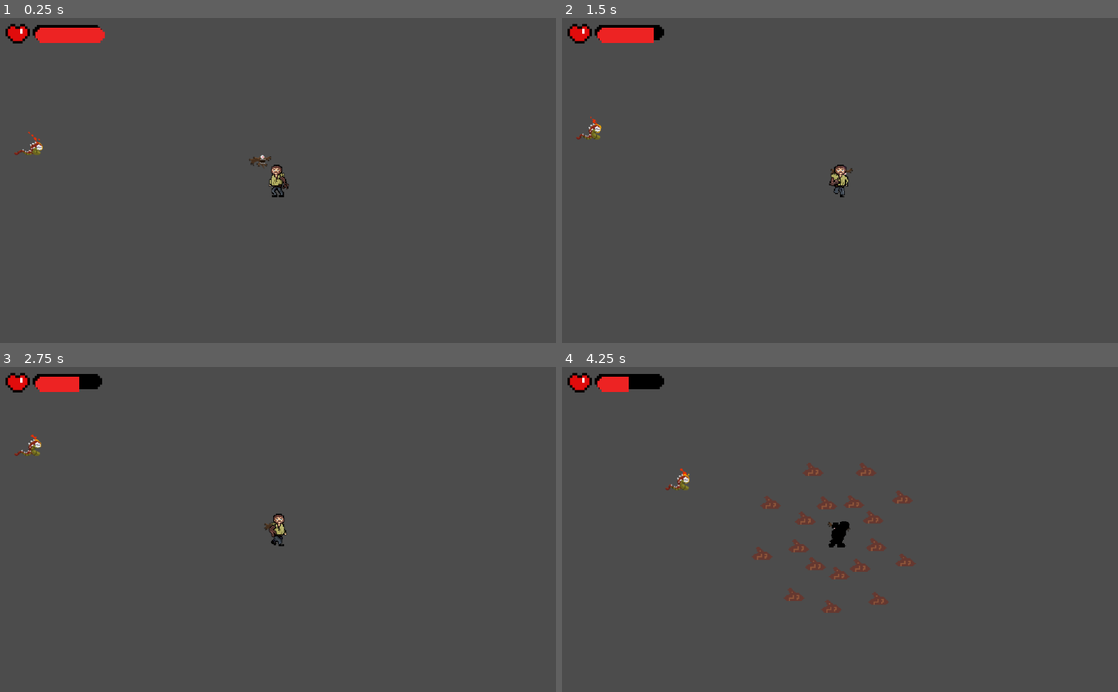
Above: before the commit, frames 1-4 (two rows, left to right).
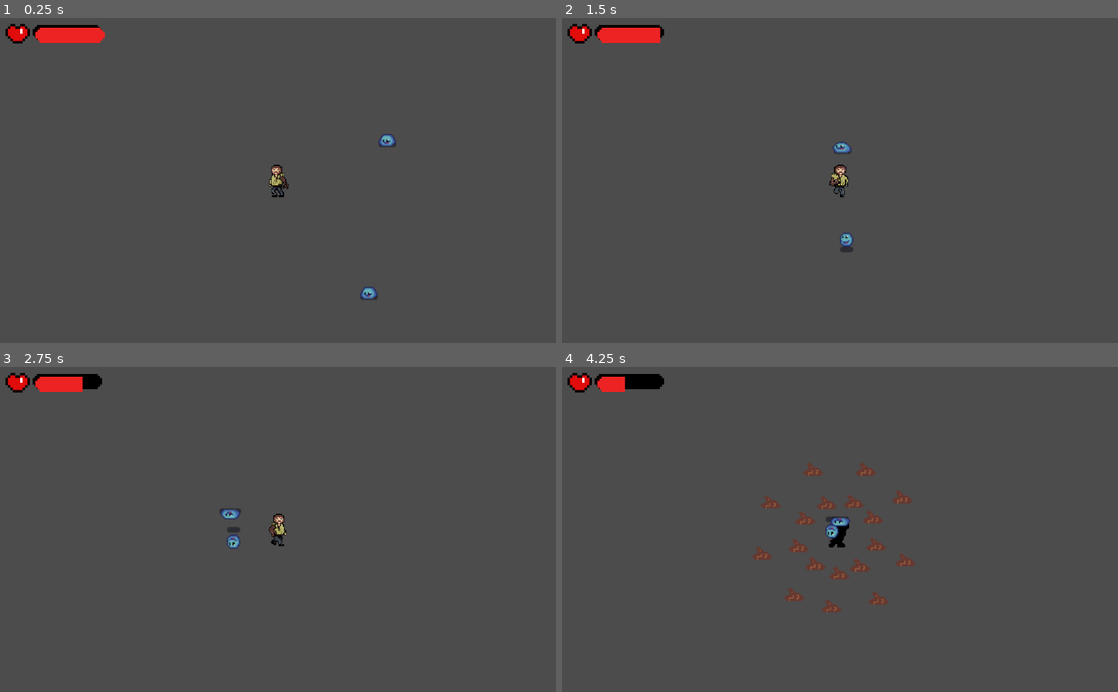
Above: after the commit, the same moments.

Repository: tarikdemiroren/GameCircleJam
Game: Godot game, scene res://src/scenes/training_grounds.tscn
Two runs of this game, one before a commit and one after it. Both use one fixed random seed, a clock stepped at 60 frames per second and the inputs below. This scene is started directly instead of the project's main scene.
Inputs:
- Up to frame 1 (0.25 s): no input
- Up to frame 2 (1.5 s): hold Right (right) 0.53-1.28 s; tap P (take_damage) at 0.6 s; hold Down (down) from 1.28 s (still down); tap Shift (sprint) at 1.35 s
- Up to frame 3 (2.75 s): tap P (take_damage) at 1.55, 2.1 s; release Down (down) at 2.03 s; hold Right (right) from 2.03 s (still down)
- Up to frame 4 (4.25 s): release Right (right) at 2.78 s; hold Up (up) 2.78-3.53 s; tap S (ultimate_attack) at 2.85 s; tap P (take_damage) at 3.05, 3.6 s; hold Left (left) from 3.53 s (still down)

The runs differ from the first frame. In frame 1, 0.4% of the frame differs, in the area x 2-72%, y 35-87%; in frame 2, 0.4%, in the area x 2-53%, y 2-73%; in frame 3, 0.4%; in frame 4, 0.4%.

Commit message:
slime added

Diff:
--- a/MyGame/src/actors/BlueSlime.gd
+++ b/MyGame/src/actors/BlueSlime.gd
@@ -9,30 +9,78 @@
 var mybody
 var is_in_area = false
 var steering
+var dead = false
+var damage = 5
 
 
 
 # Called when the node enters the scene tree for the first time.
 func _ready():
+	health = 30
 	speed = 100
 	pass # Replace with function body.
 
 func _physics_process(delta: float):
-	if is_in_area:
+	if is_in_area and not dead:
 		direction = (mybody.global_position-self.global_position).normalized()*speed
 		steering = direction - velocity
 		velocity = move_and_slide(velocity + steering)
-	if (velocity.x >= 0) and not is_attack_on:
-		animator.play("BlueSlimeWalk")
-	elif not is_attack_on:
-		animator.play("BlueSlimeWalkLeft")
-	elif (velocity.x >= 0) and is_attack_on:
+		if (velocity.x >= 0) and not is_attack_on:
+			animator.play("BlueSlimeWalk")
+		elif not is_attack_on:
+			animator.play("BlueSlimeWalkLeft")
+		elif (velocity.x >= 0) and is_attack_on:
+			animator.play("BlueSlimeAttack")
+		else:
+			animator.play("BlueSlimeAttackLeft")
+	pass
+
+func take_damage(amount: int ):
+	set_physics_process_internal(false)
+	#animator.play("EvilEyeTakeHit")
+	print(health)
+	health -= amount
+	print(health)
+	if (health <= 0):
+		dead = true
+		animator.play("BlueSlimeDead")
+		velocity = Vector2.ZERO
+
+	set_physics_process_internal(true)
+
+func die():
+	self.queue_free()
+
+
+func _on_slimeDetect_body_entered(body):
+	is_in_area = true
+	mybody = body
+	pass # Replace with function body.
+
+
+func _on_slimeAtt_body_entered(body):
+	is_attack_on = true
+	if (velocity.x >= 0) and not dead:
 		animator.play("BlueSlimeAttack")
-	else:
+	elif not dead:
 		animator.play("BlueSlimeAttackLeft")
+	pass # Replace with function body.
+
+
+func _on_slimeDetect_body_exited(body):
+	is_in_area = false
+	animator.play("BlueSlimeIdle")
 	pass
 
 
-# Called every frame. 'delta' is the elapsed time since the previous frame.
-#func _process(delta):
-#	pass
+func _on_slimeAtt_body_exited(body):
+	is_attack_on = false
+	if (velocity.x >= 0) and not dead:
+		animator.play("BlueSlimeWalk")
+	elif not dead:
+		animator.play("BlueSlimeWalkLeft")
+	pass
+
+
+func _on_slimeHitBox_body_entered(body):
+	body.take_damage(damage)
--- a/MyGame/src/actors/BlueSlime.tscn
+++ b/MyGame/src/actors/BlueSlime.tscn
@@ -1,10 +1,10 @@
-[gd_scene load_steps=12 format=2]
+[gd_scene load_steps=15 format=2]
 
 [ext_resource path="res://assets/slime.png" type="Texture" id=1]
 [ext_resource path="res://src/actors/BlueSlime.gd" type="Script" id=2]
 
 [sub_resource type="CircleShape2D" id=1]
-radius = 10.0499
+radius = 4.12311
 
 [sub_resource type="Animation" id=2]
 resource_name = "BlueSlimeAttack"
@@ -212,7 +212,17 @@
 "values": [ Vector2( -1, 1 ) ]
 }
 
+[sub_resource type="CircleShape2D" id=10]
+radius = 182.176
+
+[sub_resource type="CircleShape2D" id=11]
+radius = 67.0075
+
+[sub_resource type="CircleShape2D" id=12]
+radius = 6.08276
+
 [node name="BlueSlimeKinematic" type="KinematicBody2D"]
+rotation = -6.28319
 scale = Vector2( -1, 1 )
 script = ExtResource( 2 )
 
@@ -220,13 +230,16 @@
 shape = SubResource( 1 )
 
 [node name="BlueSlime" type="Sprite" parent="."]
-scale = Vector2( 1.7375, 1.7375 )
+scale = Vector2( 2, 2 )
 texture = ExtResource( 1 )
 hframes = 7
 vframes = 5
 frame = 21
 
 [node name="BlueSlimeAnimation" type="AnimationPlayer" parent="."]
+autoplay = "BlueSlimeIdle"
+playback_process_mode = 0
+playback_speed = 0.5
 anims/BlueSlimeAttack = SubResource( 2 )
 anims/BlueSlimeAttackLeft = SubResource( 9 )
 anims/BlueSlimeDead = SubResource( 3 )
@@ -235,3 +248,30 @@
 anims/BlueSlimeWalk = SubResource( 6 )
 anims/BlueSlimeWalkLeft = SubResource( 8 )
 anims/RESET = SubResource( 7 )
+
+[node name="slimeDetect" type="Area2D" parent="."]
+collision_layer = 0
+collision_mask = 8
+
+[node name="CollisionShape2D" type="CollisionShape2D" parent="slimeDetect"]
+shape = SubResource( 10 )
+
+[node name="slimeAtt" type="Area2D" parent="."]
+collision_layer = 0
+collision_mask = 8
+
+[node name="CollisionShape2D" type="CollisionShape2D" parent="slimeAtt"]
+shape = SubResource( 11 )
+
+[node name="slimeHitBox" type="Area2D" parent="."]
+collision_layer = 0
+collision_mask = 8
+
+[node name="CollisionShape2D" type="CollisionShape2D" parent="slimeHitBox"]
+shape = SubResource( 12 )
+
+[connection signal="body_entered" from="slimeDetect" to="." method="_on_slimeDetect_body_entered"]
+[connection signal="body_exited" from="slimeDetect" to="." method="_on_slimeDetect_body_exited"]
+[connection signal="body_entered" from="slimeAtt" to="." method="_on_slimeAtt_body_entered"]
+[connection signal="body_exited" from="slimeAtt" to="." method="_on_slimeAtt_body_exited"]
+[connection signal="body_entered" from="slimeHitBox" to="." method="_on_slimeHitBox_body_entered"]
--- a/MyGame/src/actors/FireWorm.gd
+++ b/MyGame/src/actors/FireWorm.gd
@@ -30,19 +30,27 @@
 	idleSprite.hide()
 	runSprite.hide()
 	hitSprite.show()
-	#animator.play("EvilEyeTakeHit")
+	if (velocity.x >= 0):
+		animator.play("FireWormHit")
+	else:
+		animator.play("FireWormHitLeft")
 	print(health)
 	health -= amount
 	print(health)
 	if (health <= 0):
 		dead = true
 		idleSprite.hide()
-		deathSprite.show()
 		attSprite.hide()
 		hitSprite.hide()
-		animator.play("MushroomDeath")
+		deathSprite.show()
+		animator.play("FireWormDeath")
 		velocity = Vector2.ZERO
 
+	hitSprite.hide()
+	set_physics_process_internal(true)
+
+func die():
+	self.queue_free()
 
 # Called every frame. 'delta' is the elapsed time since the previous frame.
 func _physics_process(_delta: float):
@@ -57,7 +65,7 @@
 		elif ((velocity.x >= 0) and is_attack_on ) and ( last_ulti == null or OS.get_unix_time() - last_ulti > 5 ):
 			last_ulti = OS.get_unix_time()
 			animator.play("FireWormAttack")
-		elif is_attack_on:
+		elif not dead:
 			animator.play("FireWormAttackLeft")
 	pass
 
--- a/MyGame/src/actors/FireWorm.tscn
+++ b/MyGame/src/actors/FireWorm.tscn
@@ -55,6 +55,49 @@
 } ]
 }
 
+[sub_resource type="Animation" id=10]
+resource_name = "FireWormAttackLeft"
+length = 1.6
+loop = true
+tracks/0/type = "value"
+tracks/0/path = NodePath("FireWormAttack:frame")
+tracks/0/interp = 1
+tracks/0/loop_wrap = true
+tracks/0/imported = false
+tracks/0/enabled = true
+tracks/0/keys = {
+"times": PoolRealArray( 0, 0.1, 0.2, 0.3, 0.4, 0.5, 0.6, 0.7, 0.8, 0.9, 1, 1.1, 1.2, 1.3, 1.4, 1.5 ),
+"transitions": PoolRealArray( 1, 1, 1, 1, 1, 1, 1, 1, 1, 1, 1, 1, 1, 1, 1, 1 ),
+"update": 1,
+"values": [ 0, 1, 2, 3, 4, 5, 6, 7, 8, 9, 10, 11, 12, 13, 14, 15 ]
+}
+tracks/1/type = "method"
+tracks/1/path = NodePath(".")
+tracks/1/interp = 1
+tracks/1/loop_wrap = true
+tracks/1/imported = false
+tracks/1/enabled = true
+tracks/1/keys = {
+"times": PoolRealArray( 1.2 ),
+"transitions": PoolRealArray( 1 ),
+"values": [ {
+"args": [  ],
+"method": "attack"
+} ]
+}
+tracks/2/type = "value"
+tracks/2/path = NodePath("FireWormAttack:scale")
+tracks/2/interp = 1
+tracks/2/loop_wrap = true
+tracks/2/imported = false
+tracks/2/enabled = true
+tracks/2/keys = {
+"times": PoolRealArray( 0 ),
+"transitions": PoolRealArray( 1 ),
+"update": 0,
+"values": [ Vector2( -1, 1 ) ]
+}
+
 [sub_resource type="Animation" id=3]
 resource_name = "FireWormDeath"
 length = 0.8
@@ -82,6 +125,20 @@
 "update": 0,
 "values": [ Vector2( 1, 1 ) ]
 }
+tracks/2/type = "method"
+tracks/2/path = NodePath(".")
+tracks/2/interp = 1
+tracks/2/loop_wrap = true
+tracks/2/imported = false
+tracks/2/enabled = true
+tracks/2/keys = {
+"times": PoolRealArray( 0.72 ),
+"transitions": PoolRealArray( 1 ),
+"values": [ {
+"args": [  ],
+"method": "die"
+} ]
+}
 
 [sub_resource type="Animation" id=4]
 resource_name = "FireWormHit"
@@ -112,6 +169,35 @@
 "values": [ Vector2( 1, 1 ) ]
 }
 
+[sub_resource type="Animation" id=11]
+resource_name = "FireWormHitLeft"
+length = 0.3
+loop = true
+tracks/0/type = "value"
+tracks/0/path = NodePath("FireWormGetHit:frame")
+tracks/0/interp = 1
+tracks/0/loop_wrap = true
+tracks/0/imported = false
+tracks/0/enabled = true
+tracks/0/keys = {
+"times": PoolRealArray( 0, 0.1, 0.2 ),
+"transitions": PoolRealArray( 1, 1, 1 ),
+"update": 1,
+"values": [ 0, 1, 2 ]
+}
+tracks/1/type = "value"
+tracks/1/path = NodePath("FireWormGetHit:scale")
+tracks/1/interp = 1
+tracks/1/loop_wrap = true
+tracks/1/imported = false
+tracks/1/enabled = true
+tracks/1/keys = {
+"times": PoolRealArray( 0 ),
+"transitions": PoolRealArray( 1 ),
+"update": 0,
+"values": [ Vector2( -1, 1 ) ]
+}
+
 [sub_resource type="Animation" id=5]
 resource_name = "FireWormIdle"
 length = 0.9
@@ -156,6 +242,35 @@
 "transitions": PoolRealArray( 1 ),
 "update": 0,
 "values": [ Vector2( 1, 1 ) ]
+}
+
+[sub_resource type="Animation" id=12]
+resource_name = "FireWormWalkLeft"
+length = 0.9
+loop = true
+tracks/0/type = "value"
+tracks/0/path = NodePath("FireWormWalk:frame")
+tracks/0/interp = 1
+tracks/0/loop_wrap = true
+tracks/0/imported = false
+tracks/0/enabled = true
+tracks/0/keys = {
+"times": PoolRealArray( 0, 0.1, 0.2, 0.3, 0.4, 0.5, 0.6, 0.7, 0.8 ),
+"transitions": PoolRealArray( 1, 1, 1, 1, 1, 1, 1, 1, 1 ),
+"update": 1,
+"values": [ 0, 1, 2, 3, 4, 5, 6, 7, 8 ]
+}
+tracks/1/type = "value"
+tracks/1/path = NodePath("FireWormWalk:scale")
+tracks/1/interp = 1
+tracks/1/loop_wrap = true
+tracks/1/imported = false
+tracks/1/enabled = true
+tracks/1/keys = {
+"times": PoolRealArray( 0 ),
+"transitions": PoolRealArray( 1 ),
+"update": 0,
+"values": [ Vector2( -1, 1 ) ]
 }
 
 [sub_resource type="Animation" id=7]
@@ -317,10 +432,13 @@
 [node name="FireWormAnimation" type="AnimationPlayer" parent="."]
 autoplay = "FireWormIdle"
 anims/FireWormAttack = SubResource( 2 )
+anims/FireWormAttackLeft = SubResource( 10 )
 anims/FireWormDeath = SubResource( 3 )
 anims/FireWormHit = SubResource( 4 )
+anims/FireWormHitLeft = SubResource( 11 )
 anims/FireWormIdle = SubResource( 5 )
 anims/FireWormWalk = SubResource( 6 )
+anims/FireWormWalkLeft = SubResource( 12 )
 anims/RESET = SubResource( 7 )
 
 [node name="FireWormDetect" type="Area2D" parent="."]
--- a/MyGame/src/actors/fireball.gd
+++ b/MyGame/src/actors/fireball.gd
@@ -19,10 +19,11 @@
 
 # Called every frame. 'delta' is the elapsed time since the previous frame.
 func _physics_process(delta: float):
-	direction = (mybody.global_position-self.global_position).normalized()*speed
-	moveSprite.rotate(velocity.angle())
-	steering = direction - velocity
-	velocity = move_and_slide(velocity + steering*superKatsay)
+	if is_in_area:
+		direction = (mybody.global_position-self.global_position).normalized()*speed
+		moveSprite.rotate(velocity.angle())
+		steering = direction - velocity
+		velocity = move_and_slide(velocity + steering*superKatsay)
 	pass
 
 func _on_FireBallHomingArea2D_body_entered(body):
@@ -41,3 +42,18 @@
 
 func _on_nothomearea_body_entered(body):
 	superKatsay = 0
+
+
+func _on_nothomearea_body_exited(body):
+	is_in_area = true
+	mybody = body
+
+
+func _on_controlarea_body_exited(body):
+	is_in_area = true
+	mybody = body
+
+
+func _on_controlarea_body_entered(body):
+	is_in_area = true
+	mybody = body
--- a/MyGame/src/actors/fireball.tscn
+++ b/MyGame/src/actors/fireball.tscn
@@ -42,7 +42,10 @@
 radius = 570.022
 
 [sub_resource type="CircleShape2D" id=6]
-radius = 221.111
+radius = 177.025
+
+[sub_resource type="CircleShape2D" id=7]
+radius = 347.052
 
 [node name="FireballKinematic" type="KinematicBody2D"]
 position = Vector2( 49, 37 )
@@ -75,6 +78,14 @@
 [node name="CollisionShape2D" type="CollisionShape2D" parent="nothomearea"]
 shape = SubResource( 6 )
 
+[node name="controlarea" type="Area2D" parent="."]
+
+[node name="CollisionShape2D" type="CollisionShape2D" parent="controlarea"]
+shape = SubResource( 7 )
+
 [connection signal="body_entered" from="FireBallHomingArea2D" to="." method="_on_FireBallHomingArea2D_body_entered"]
 [connection signal="body_exited" from="FireBallHomingArea2D" to="." method="_on_FireBallHomingArea2D_body_exited"]
 [connection signal="body_entered" from="nothomearea" to="." method="_on_nothomearea_body_entered"]
+[connection signal="body_exited" from="nothomearea" to="." method="_on_nothomearea_body_exited"]
+[connection signal="body_entered" from="controlarea" to="." method="_on_controlarea_body_entered"]
+[connection signal="body_exited" from="controlarea" to="." method="_on_controlarea_body_exited"]
--- a/MyGame/src/scenes/training_grounds.tscn
+++ b/MyGame/src/scenes/training_grounds.tscn
@@ -1,7 +1,7 @@
 [gd_scene load_steps=5 format=2]
 
 [ext_resource path="res://assets/gdadam/start-assets/tileset.tres" type="TileSet" id=1]
-[ext_resource path="res://src/actors/EvilEye.tscn" type="PackedScene" id=2]
+[ext_resource path="res://src/actors/BlueSlime.tscn" type="PackedScene" id=2]
 [ext_resource path="res://src/scenes/PlayerScene.tscn" type="PackedScene" id=3]
 [ext_resource path="res://src/actors/FireWorm.tscn" type="PackedScene" id=4]
 
@@ -11,10 +11,13 @@
 tile_set = ExtResource( 1 )
 format = 1
 
-[node name="EvilEyeKinematic" parent="." instance=ExtResource( 2 )]
-position = Vector2( 441, 225 )
-
 [node name="PlayerScene" parent="." instance=ExtResource( 3 )]
 
 [node name="FireWorm" parent="." instance=ExtResource( 4 )]
-position = Vector2( 25, 237 )
+position = Vector2( -119, 392 )
+
+[node name="BlueSlimeKinematic" parent="." instance=ExtResource( 2 )]
+position = Vector2( 678, 505 )
+
+[node name="BlueSlimeKinematic2" parent="." instance=ExtResource( 2 )]
+position = Vector2( 712, 223 )
--- a/MyGame/src/user_interface/MainMenu.tscn
+++ b/MyGame/src/user_interface/MainMenu.tscn
@@ -217,6 +217,7 @@
 margin_right = 682.0
 margin_bottom = 256.0
 rect_min_size = Vector2( 400, 140 )
+window_title = "Lütfen Doğrulayın..."
 dialog_text = "Are You Sure You Want To Quit?
 Anything unsaved will be lost!"
 
Not shown: 1 places in MyGame/src/actors/FireWorm.tscn that only renumber resources
Not shown: 1 places in MyGame/src/actors/fireball.tscn that only renumber resources
